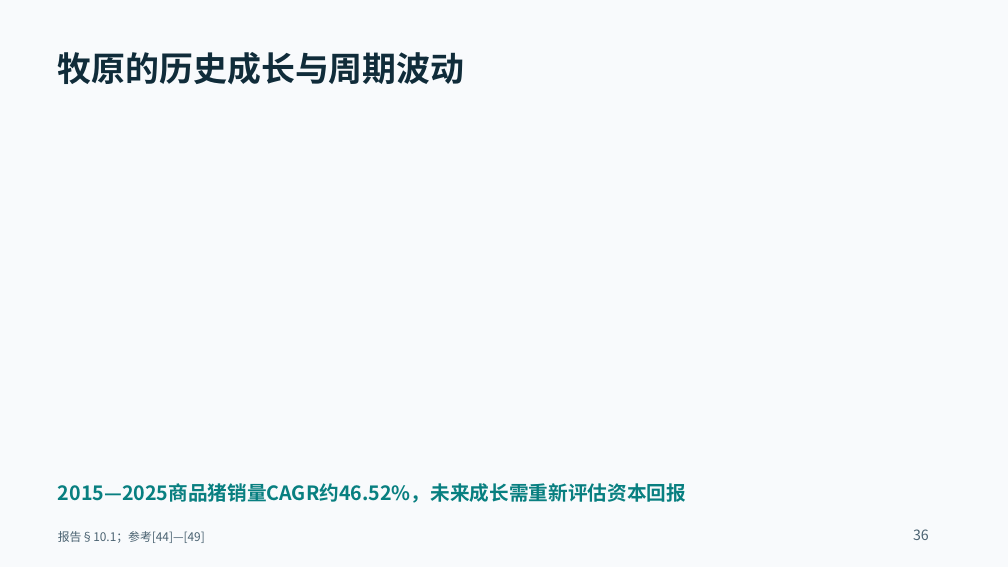
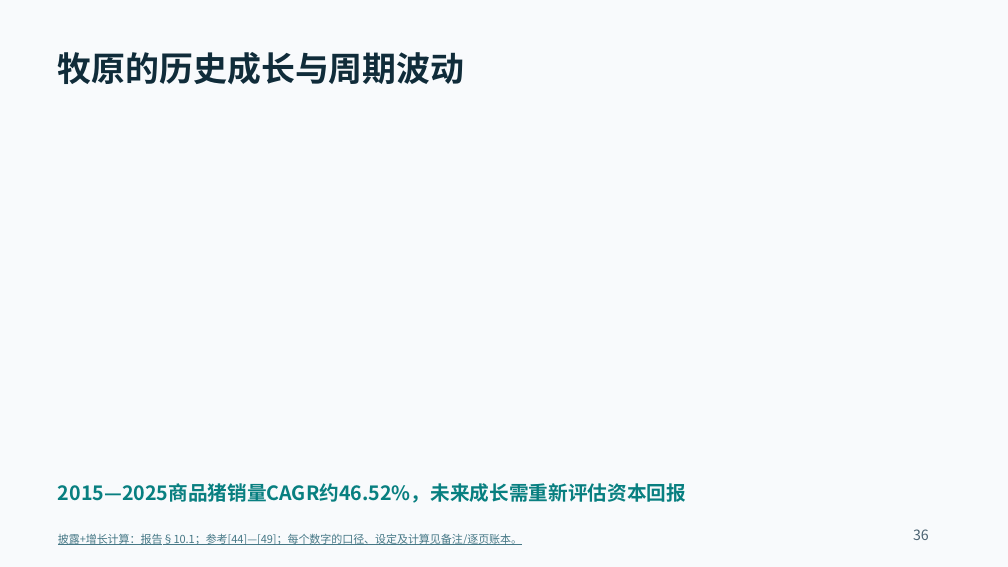
Before and after one commit to d202480025-code/muyuan-valuation-research, a slide deck: slide 36 of docs/downloads/lecture.pptx. Drawn at 1008x567 pixels with LibreOffice and Linux fonts; fonts in the diff are those of the drawing. Boxes give left, top, right and bottom in pixels: in the first picture for what was removed or moved away, otherwise in the second. Text is boxed around its words. In the diff, an @@ line names an element or a change of style, - is before the commit and + after.

```diff
--- a/docs/downloads/lecture.pptx
+++ b/docs/downloads/lecture.pptx
@@ text at bbox=[58, 534, 522, 545]: text changed; size 11.2 to 10.5 pt; text colour #4A6271 to #467886 @@
-报告§10.1；参考[44]—[49]
+披露+增长计算：报告§10.1；参考[44]—[49]；每个数字的口径、设定及计算见备注/逐页账本。
```
Also in this commit, not shown: 40 other slides changed, 16 slides added, 14 slides removed, 54 other files.
